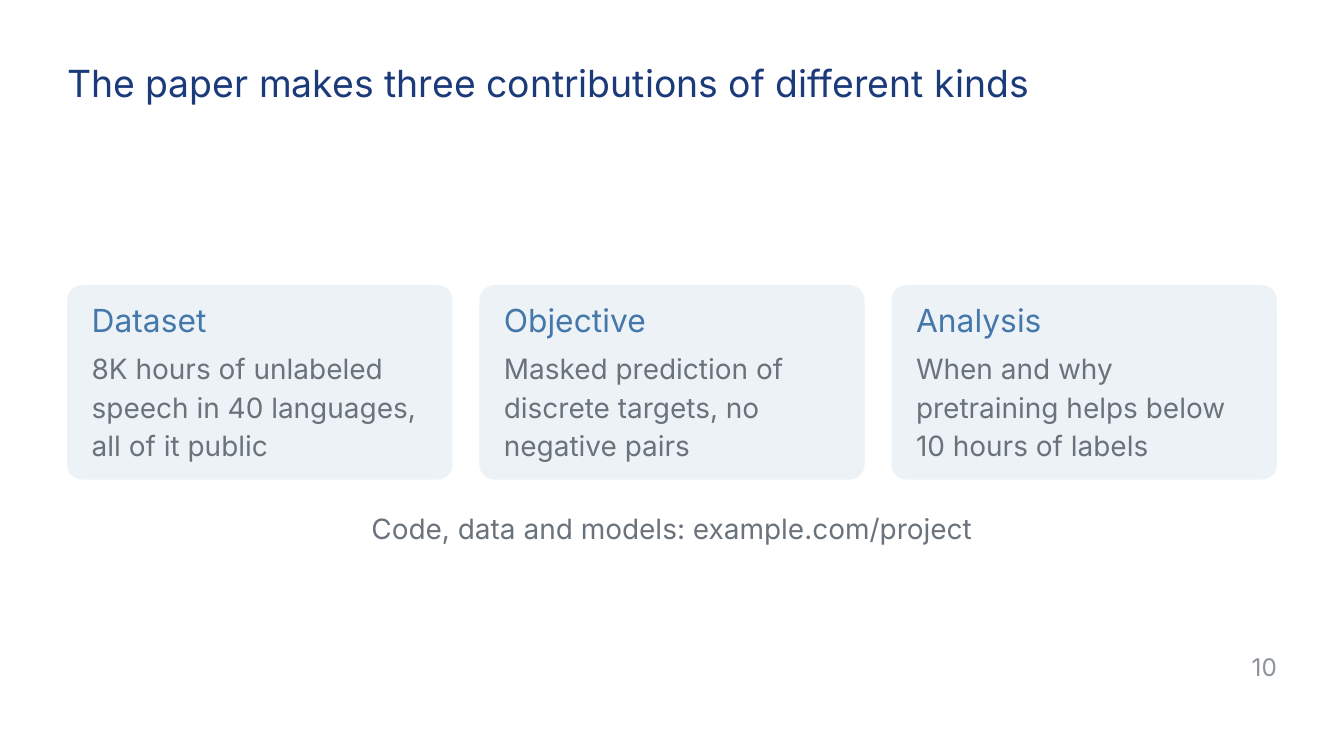
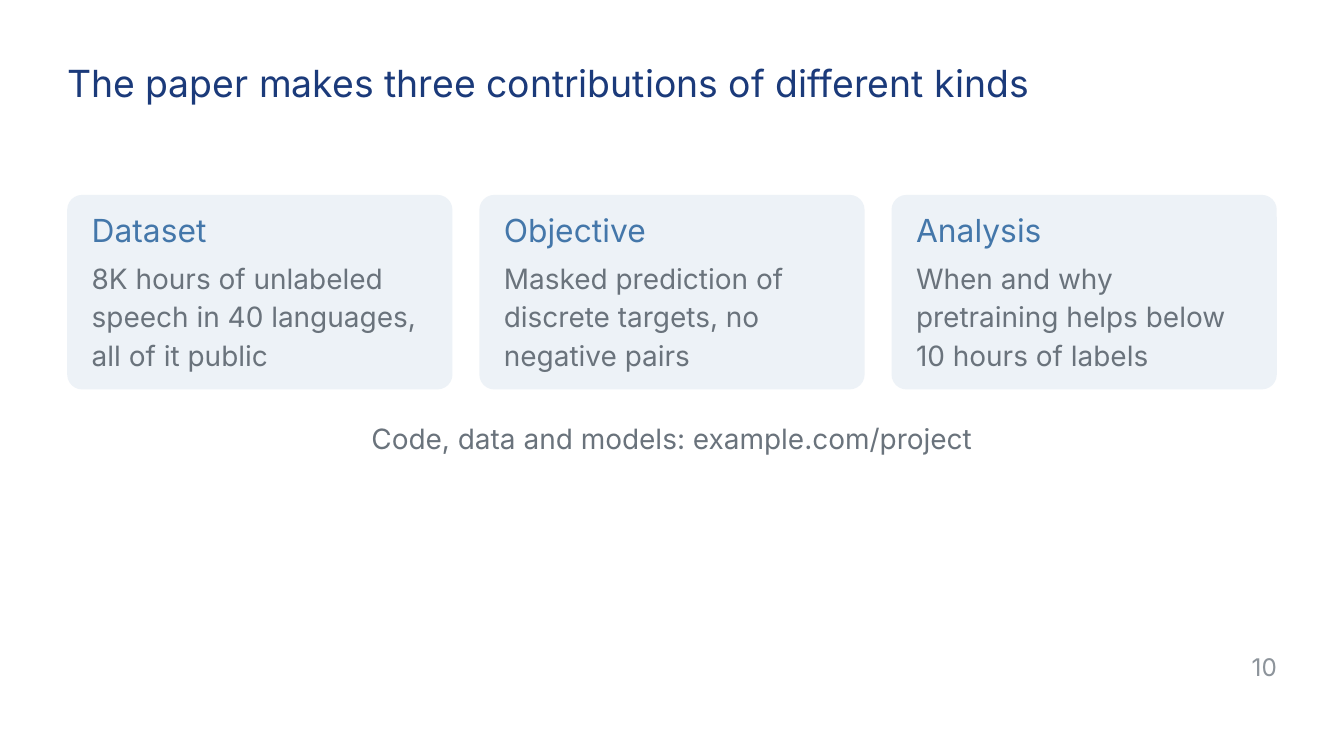
Before and after one commit to bigohofone/academic-figure-skill, a slide deck: slide 10 of skills/academic-slides/assets/theme.pptx. Drawn at 1344x756 pixels with LibreOffice and Linux fonts; fonts in the diff are those of the drawing. Boxes give left, top, right and bottom in pixels: in the first picture for what was removed or moved away, otherwise in the second. Text is boxed around its words. In the diff, an @@ line names an element or a change of style, - is before the commit and + after.

```diff
--- a/skills/academic-slides/assets/theme.pptx
+++ b/skills/academic-slides/assets/theme.pptx
@@ 3 rounded rectangles, 1 text moved together from (x1=67, y1=285, x2=1277, y2=545) to (x1=67, y1=195, x2=1277, y2=455) @@
```
Also in this commit, not shown: 1 other slide changed, 12 other files.
